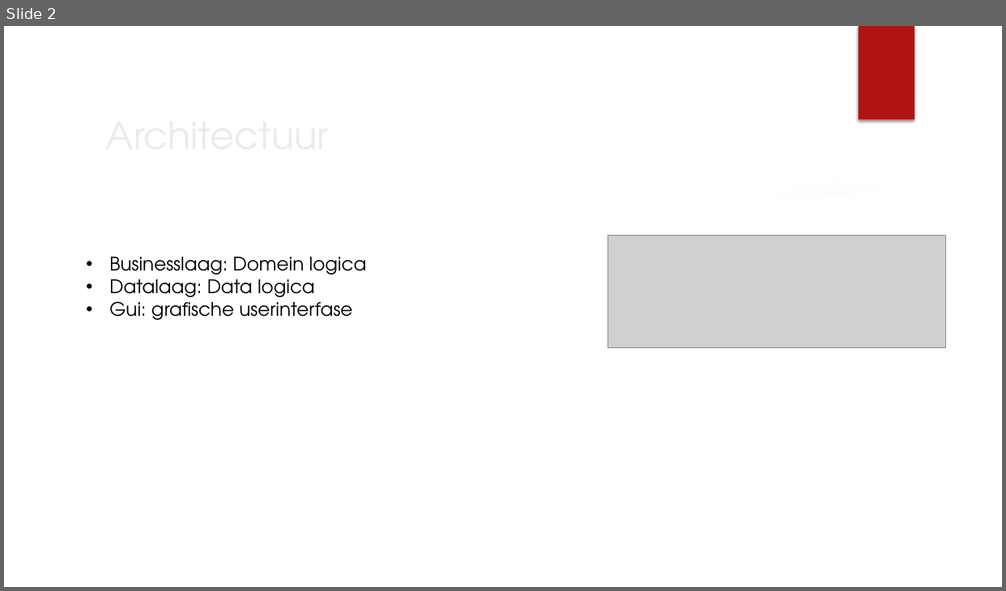
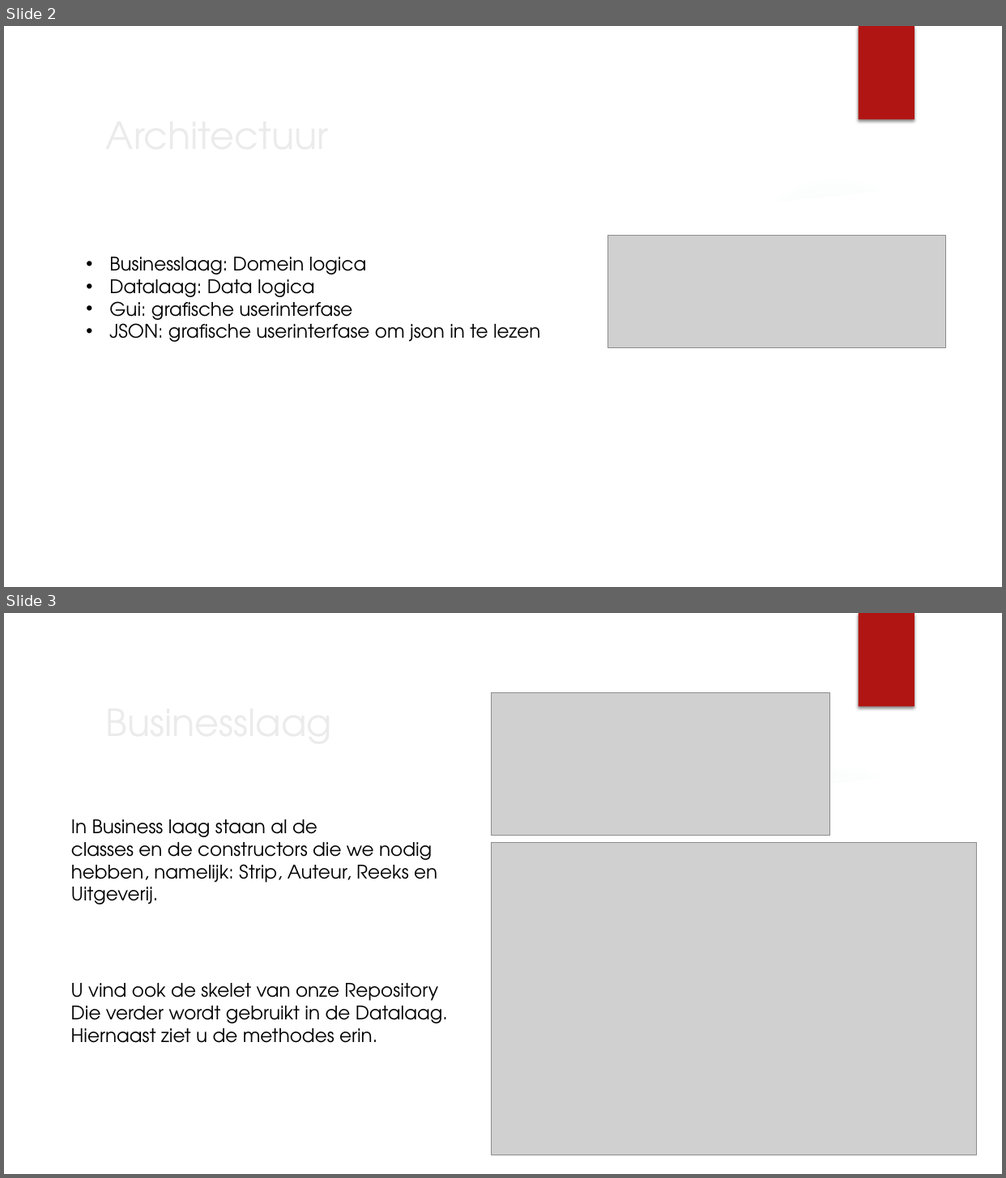
Before and after one commit to projectwerkTeamB2/projectwerk, a slide deck: Presentaties/Presentatie 19-10.pptx. Shown one above the other, each under a label of ours: slide 2 before the commit, slides 2 and 3 after it. The pictures are 1006x591 and 1006x1178 pixels, drawn with LibreOffice and Linux fonts; fonts in the diff are those of the drawing; grey boxes stand for pictures; background and template pictures are left out. Boxes give left, top, right and bottom in pixels: in the first picture for what was removed or moved away, otherwise in the second. Text is boxed around its words. In the diff, an @@ line names an element or a change of style, - is before the commit and + after.

```diff
--- a/Presentaties/Presentatie 19-10.pptx
+++ b/Presentaties/Presentatie 19-10.pptx
@@ slide 3 added at [4, 613, 1002, 1174], background picture (left out); not listed: 7 template elements that a slide beside it also shows @@
@@ title added at [98, 692, 820, 750], 36 pt, text #EBEBEB @@
+Businesslaag
@@ picture added at [492, 692, 829, 835] @@
@@ text added at [71, 820, 437, 905], 18 pt, text #000000 @@
+In Business laag staan al de
+classes en de constructors die we nodig hebben, namelijk: Strip, Auteur, Reeks en Uitgeverij.
@@ picture added at [492, 843, 977, 1156] @@
@@ text added at [71, 983, 448, 1043], 18 pt, text #000000 @@
+U vind ook de skelet van onze Repository
+Die verder wordt gebruikt in de Datalaag.
+Hiernaast ziet u de methodes erin.
@@ slide 2 changed as well @@
@@ text at [109, 319, 541, 342]: paragraph added @@
+• JSON: grafische userinterfase om json in te lezen
```
Also in this commit, not shown: 1 other slide changed, 9 other slides added, 4 slides removed.
